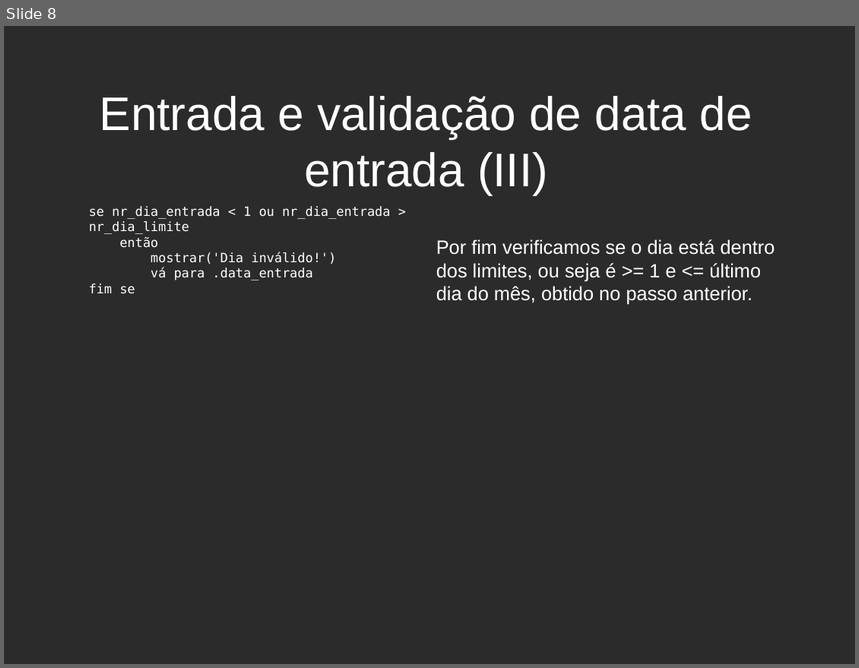
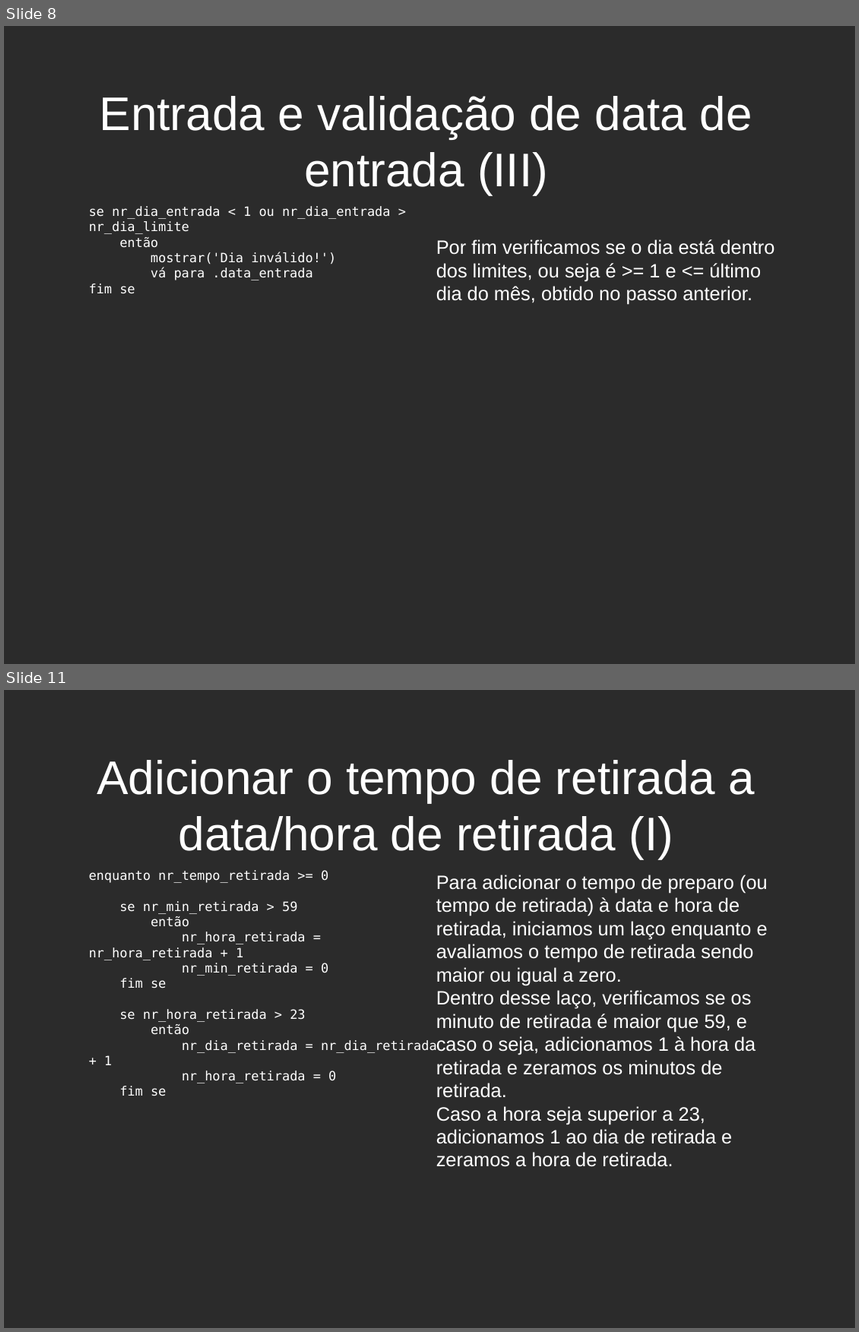
Before and after one commit to joaodubas/cursoUnip, a slide deck: docs/periodo_01/logica/programa_figueiredo.odp. Shown one above the other, each under a label of ours: slide 8 before the commit, slides 8 and 11 after it; the slides between them are not shown. The pictures are 859x668 and 859x1332 pixels, drawn with LibreOffice and Linux fonts; fonts in the diff are those of the drawing; background and template pictures are left out; a plain dark background stands for a picture behind light text. Boxes give left, top, right and bottom in pixels: in the first picture for what was removed or moved away, otherwise in the second. Text is boxed around its words. In the diff, an @@ line names an element or a change of style, - is before the commit and + after.

```diff
--- a/docs/periodo_01/logica/programa_figueiredo.odp
+++ b/docs/periodo_01/logica/programa_figueiredo.odp
@@ slide 11 added at bbox=[4, 690, 855, 1328], background picture (left out) @@
@@ title added at bbox=[97, 760, 755, 859], 44 pt, text #FFFFFF @@
+Adicionar o tempo de retirada a data/hora de retirada (I)
@@ text added at bbox=[89, 870, 437, 1097], 12 pt, text #FFFFFF @@
+enquanto nr_tempo_retirada >= 0
+se nr_min_retirada > 59
+então
+nr_hora_retirada = nr_hora_retirada + 1
+nr_min_retirada = 0
+fim se
+se nr_hora_retirada > 23
+então
+nr_dia_retirada = nr_dia_retirada + 1
+nr_hora_retirada = 0
+fim se
@@ text added at bbox=[436, 875, 768, 1167], 18 pt, text #FFFFFF @@
+Para adicionar o tempo de preparo (ou tempo de retirada) à data e hora de retirada, iniciamos um laço enquanto e avaliamos o tempo de retirada sendo maior ou igual a zero.
+Dentro desse laço, verificamos se os minuto de retirada é maior que 59, e caso o seja, adicionamos 1 à hora da retirada e zeramos os minutos de retirada.
+Caso a hora seja superior a 23, adicionamos 1 ao dia de retirada e zeramos a hora de retirada.
```
Also in this commit, not shown: 5 other slides added.
